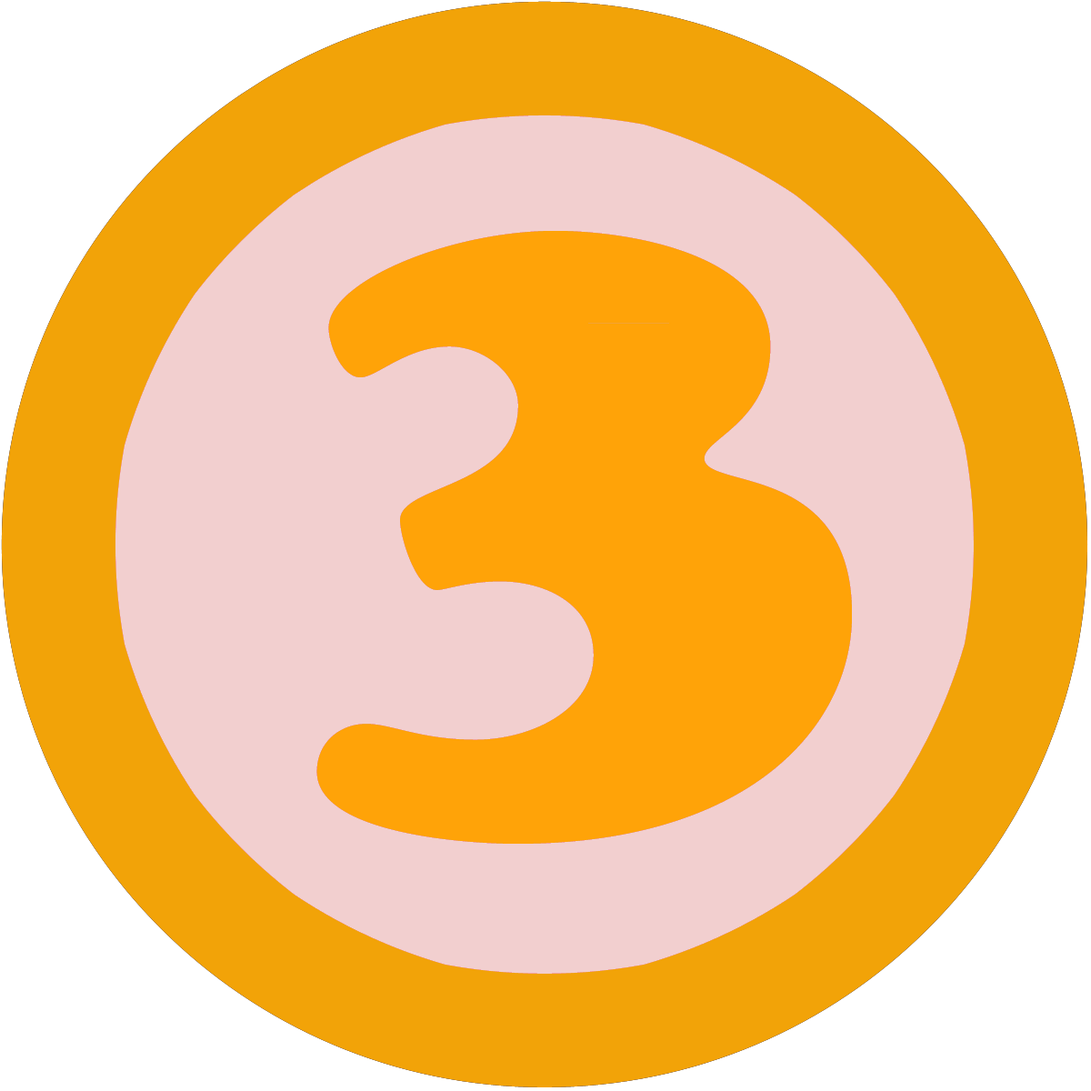
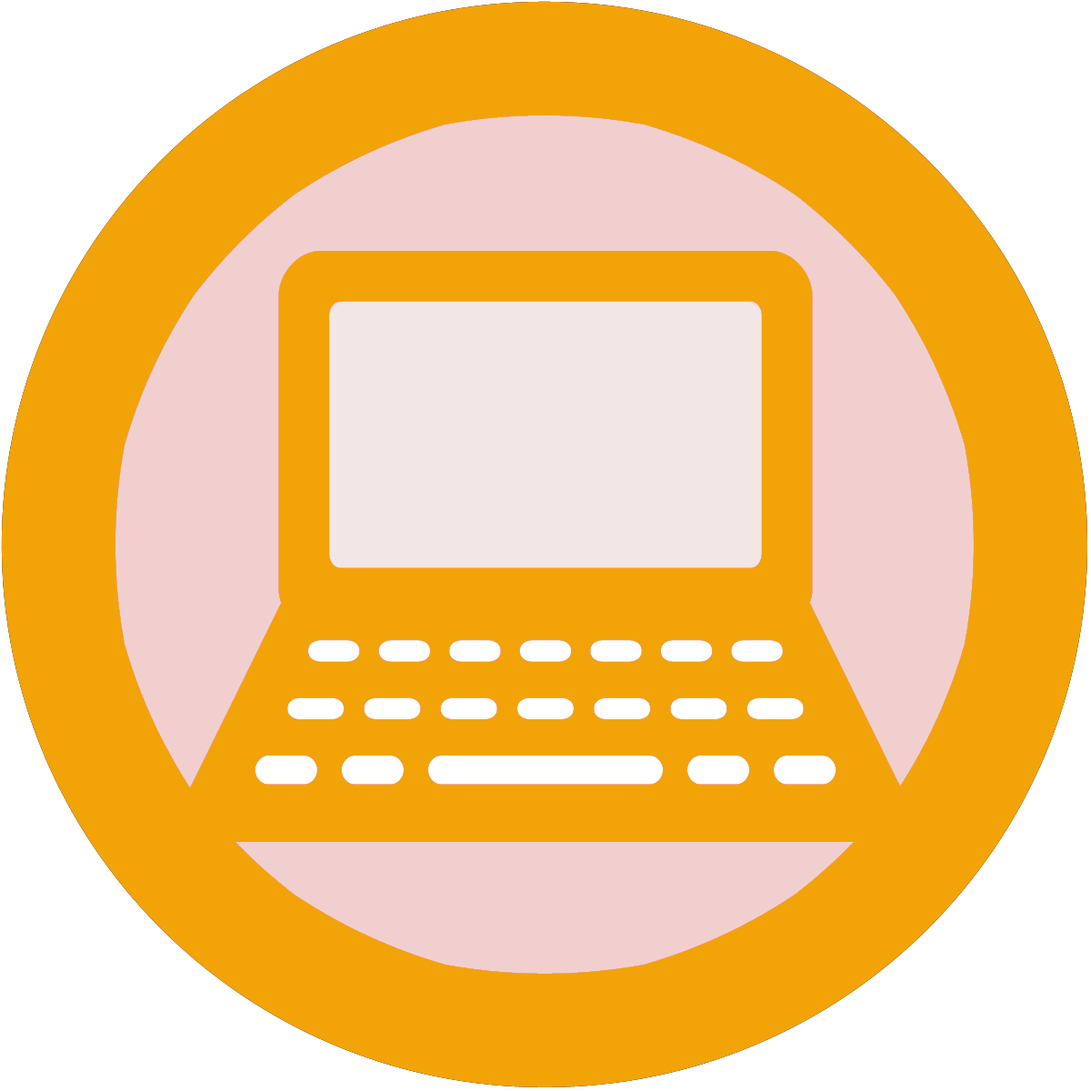
Revision of a layered 1091x1091 image; what changed, layer by layer:
hid "3" over box(316, 231, 853, 845)
showed group "depsy" (2 layers) over box(190, 251, 901, 843)
